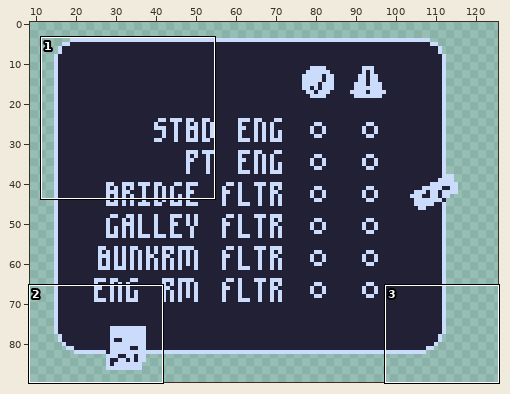
Two states of a pixel-art file, Assets/Sprites/SystemsStation.aseprite. Above, an overview of the earlier version with the close-up marked.
Close-up. As it was:
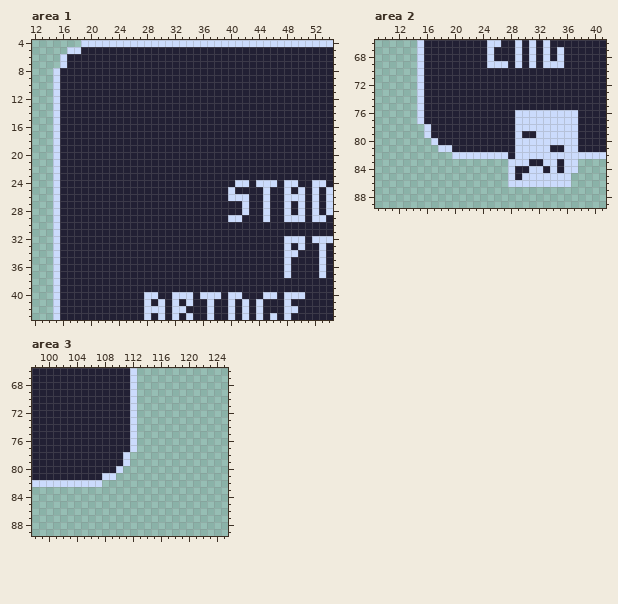
128x90 pixels, 1 frame. Shown: area 1: x 12..54, y 4..43; area 2: x 9..41, y 66..89; area 3: x 98..125, y 66..89. The wide view leaves out empty margins. The commit also changed other parts of the picture, which this record leaves out.
Now the later version:
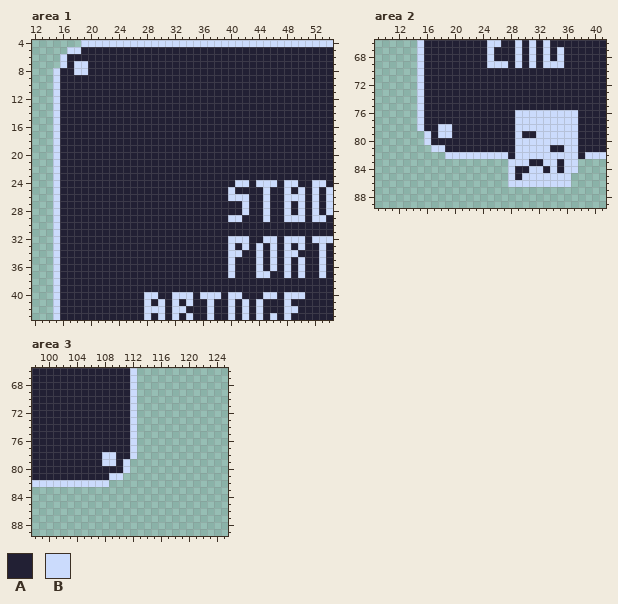
Palette (. is transparent): A #222034  B #cbdbfc
Edits made:
--- area 1, layer "Layer 2"
@@ x 16..21 @@
  6 BAAAAA
- 7 BAAAAA
- 8 AAAAAA
+ 7 BABBAA
+ 8 AABBAA
  9 AAAAAA
@@ x 38..52 @@
 31 AAAAAAAAAAAAAAA
-32 AAAAAAAAAABBBAB
-33 AAAAAAAAAABABAA
-34 AAAAAAAAAABBAAA
-35 AAAAAAAAAABAAAA
-36 AAAAAAAAAABAAAA
-37 AAAAAAAAAABAAAA
+32 AABBBAABBABBBAB
+33 AABABABABABABAA
+34 AABBAABABABBAAA
+35 AABAAABABABABAA
+36 AABAAABABABABAA
+37 AABAAABBAABABAA
 38 AAAAAAAAAAAAAAA
--- area 2, layer "Layer 2"
@@ x 9..41 @@
 77 ......BAAAAAAAAAAAAABBBBBBBBBAAAA
-78 .......BAAAAAAAAAAAABBBBBBBBBAAAA
-79 .......BAAAAAAAAAAAABAABBBBBBAAAA
-80 ........BAAAAAAAAAAABBBBBBBBBAAAA
-81 .........BBAAAAAAAAABBBBBAABBAAAA
-82 ...........BBBBBBBBABBBBBBBBBBBBB
+78 ......BAABBAAAAAAAAABBBBBBBBBAAAA
+79 .......BABBAAAAAAAAABAABBBBBBAAAA
+80 .......BAAAAAAAAAAAABBBBBBBBBAAAA
+81 ........BBAAAAAAAAAABBBBBAABBAAAA
+82 ..........BBBBBBBBBABBBBBBBBBABBB
 83 ...................BBBAABBABB....
--- area 3, layer "Layer 2"
@@ x 106..114 @@
 77 AAAAAAB..
-78 AAAAAB...
-79 AAAAAB...
-80 AAAAB....
-81 AABB.....
-82 BB.......
+78 AABBAAB..
+79 AABBAB...
+80 AAAAAB...
+81 AAABB....
+82 BBB......
 83 .........
Pixel boxes of the changes (left, top, right, bottom) in both close-ups:
changed: (74, 61, 88, 75)
changed: (228, 236, 305, 278)
changed: (417, 124, 452, 159)
changed: (578, 152, 585, 159)
changed: (102, 452, 137, 487)
